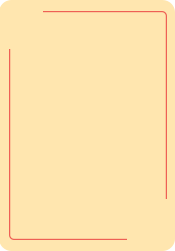
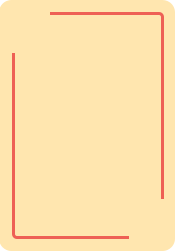
Layered file, before and after one edit (w=175, h=251). Changes by layer:
added layer "Rounded Rectangle 3" above "Rounded Rectangle 2" over [12, 12, 164, 239]
hid "Rounded Rectangle 2" over [9, 11, 167, 240]
